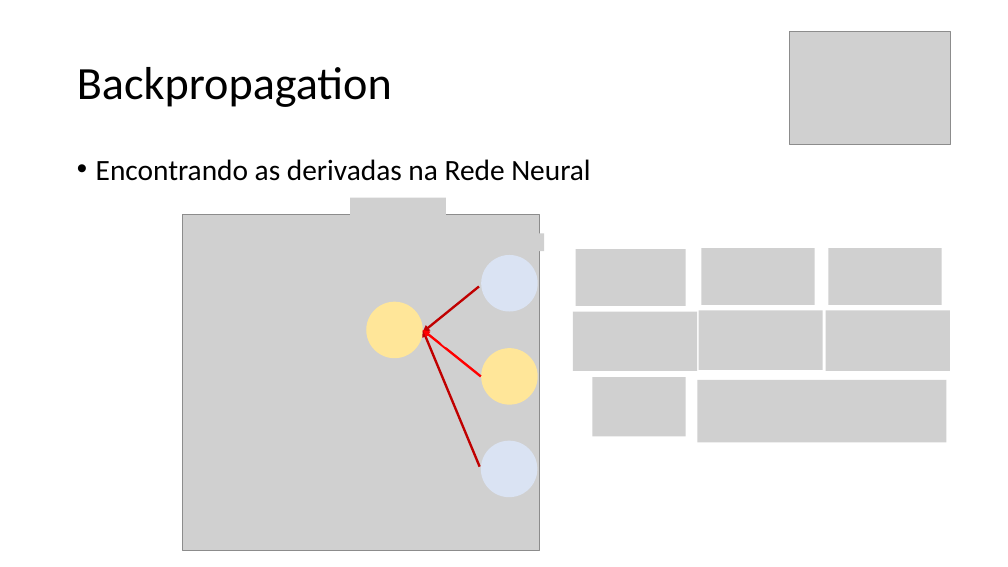
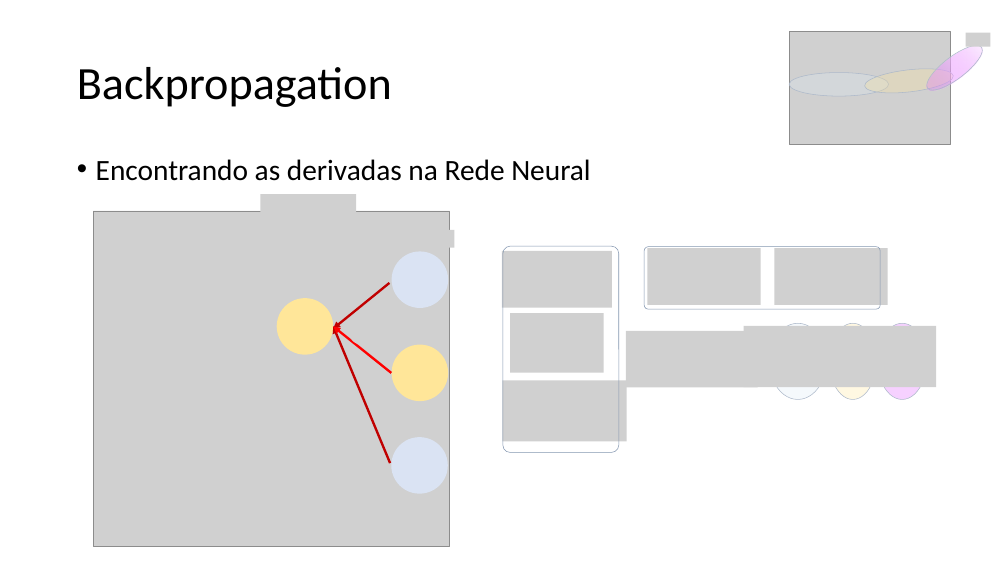
Before and after one commit to jairoalves/backpropagation, a slide deck: slide 22 of oficina de backpropagation/Backprop_LAMFO_Jairo.pptx. Drawn at 1008x567 pixels with LibreOffice and Linux fonts; fonts in the diff are those of the drawing; grey boxes stand for pictures; background and template pictures are left out. Boxes give left, top, right and bottom in pixels: in the first picture for what was removed or moved away, otherwise in the second. Text is boxed around its words. In the diff, an @@ line names an element or a change of style, - is before the commit and + after.

```diff
--- a/oficina de backpropagation/Backprop_LAMFO_Jairo.pptx
+++ b/oficina de backpropagation/Backprop_LAMFO_Jairo.pptx
@@ ellipse added at [921,38,989,97], fill gradient #DF57FF to #FFFFFF, outline #ADB9CA 0.5 pt @@
@@ picture added at [966,33,991,47] @@
@@ ellipse added at [789,73,889,96], fill #DEEBF7 at 28% opacity, outline #ADB9CA 0.5 pt @@
@@ ellipse added at [863,65,955,96], fill #FFE699 at 28% opacity, outline #ADB9CA 0.5 pt @@
@@ picture added at [385,230,454,248] @@
@@ picture removed at [474,234,544,252] @@
@@ picture added at [502,251,613,308] @@
@@ rounded rectangle added at [503,247,619,453], outline #8497B0 0.5 pt @@
@@ picture removed at [575,250,686,306] @@
@@ rounded rectangle added at [644,247,880,309], outline #8497B0 0.5 pt @@
@@ picture: place and size @@
-picture at [702,248,815,305]
+picture at [647,248,761,305]
@@ picture: place and size @@
-picture at [829,248,942,305]
+picture at [774,248,888,305]
@@ 4 ellipses, 3 arrows, 2 pictures: place and size @@
-4 ellipses, 3 arrows, 2 pictures at [183,198,540,551]
+4 ellipses, 3 arrows, 2 pictures at [93,194,450,547]
@@ picture added at [351,271,375,296] @@
@@ picture removed at [441,274,465,300] @@
@@ picture added at [349,319,374,345] @@
@@ picture removed at [439,323,463,349] @@
@@ picture added at [510,313,604,373] @@
@@ picture removed at [573,312,697,371] @@
@@ picture removed at [699,311,823,371] @@
@@ picture added at [744,326,937,387] @@
@@ ellipse added at [770,324,827,400], fill #DEEBF7 at 28% opacity, outline #ADB9CA 0.5 pt @@
@@ picture removed at [826,311,950,371] @@
@@ ellipse added at [830,324,876,400], fill #FFE699 at 28% opacity, outline #ADB9CA 0.5 pt @@
@@ ellipse added at [878,324,927,400], fill #DF57FF at 27% opacity, outline #ADB9CA 0.5 pt @@
@@ picture added at [626,331,758,388] @@
@@ picture added at [502,380,626,442] @@
@@ picture removed at [592,377,686,437] @@
@@ picture removed at [697,380,947,443] @@
@@ picture added at [377,405,402,430] @@
@@ picture removed at [467,408,492,434] @@
```
Also in this commit, not shown: 1 other slide changed, 3 slides added.
